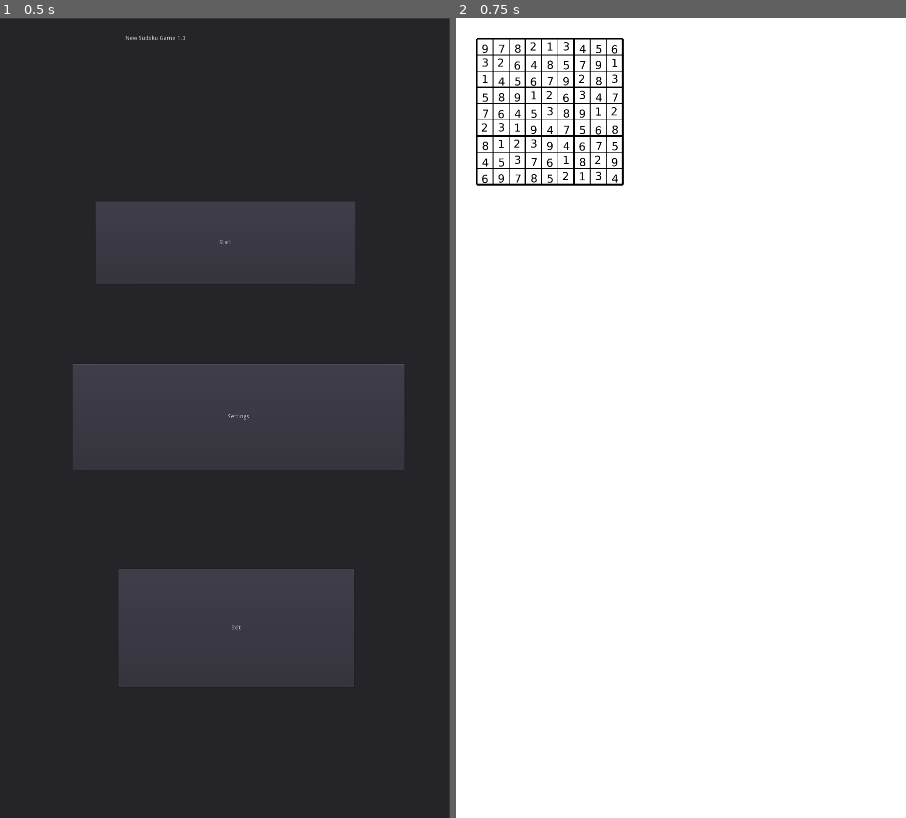
Above: before the commit, frames 1-2 (left to right).
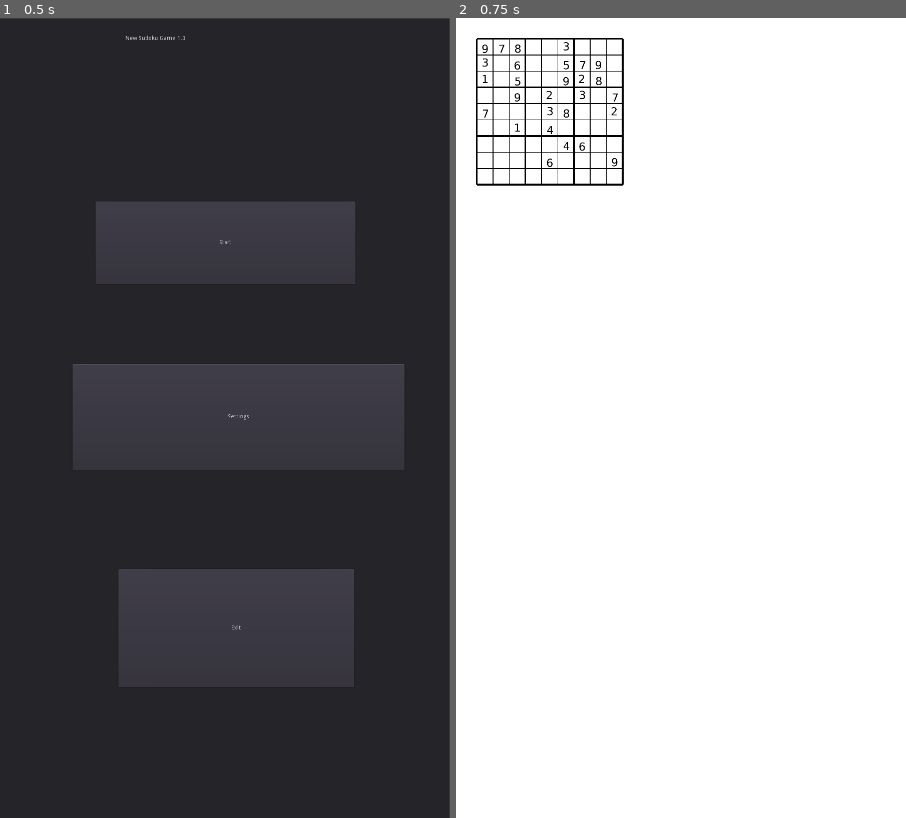
Above: after the commit, the same moments.

Repository: UnrealisticDino/sudoku
Game: Godot game, scene res://Scenes/MainMenu.tscn
The game is run twice, just before and just after one commit, with the same random seed, the same clock (stepped at 60 frames per second) and the same inputs.
Inputs:
- Up to frame 1 (0.5 s): no input
- Up to frame 2 (0.75 s): click "Start" at 0.5 s

Frame 1 is identical in both runs. In frame 2, 0.4% of the frame differs, in the area x 5-36%, y 3-21%.

Commit message:
rework puzzle generation pt 6.2

Diff:
--- a/Scenes/PuzzleGenerator.gd
+++ b/Scenes/PuzzleGenerator.gd
@@ -13,8 +13,9 @@
 	Global.fetch_grid(grid)
 
 # This function generates a puzzle
-func generate_puzzle(filled_sudoku):
-	var puzzle = filled_sudoku.duplicate()
+func generate_puzzle(filled_sudoku_original):
+	var filled_sudoku = deep_copy_2d_array(filled_sudoku_original)
+	var puzzle = deep_copy_2d_array(filled_sudoku)
 	var attempts = 0
 
 	while attempts < 100:  # You can adjust the number of attempts
@@ -28,16 +29,20 @@
 		# Backup the cell value and clear it
 		var backup = puzzle[row][col]
 		puzzle[row][col] = 0
-		print("not last ", puzzle)
+
 		# Send the puzzle to SudokuSolver for validation
-		var is_valid = SudokuSolver.solve(puzzle.duplicate(), filled_sudoku.duplicate())
-		print("is valid ", is_valid)
+		var is_valid = SudokuSolver.solve(deep_copy_2d_array(puzzle), deep_copy_2d_array(filled_sudoku))
+
 		# Restore the cell value if the puzzle is not valid
 		if not is_valid:
-			print("made it")
 			puzzle[row][col] = backup
-
 		attempts += 1
 
 	# Send the finished puzzle using send_grid function
 	send_grid(puzzle)
+
+func deep_copy_2d_array(arr):
+	var new_arr = []
+	for row in arr:
+		new_arr.append(row.duplicate())
+	return new_arr
--- a/Scenes/SudokuSolver.gd
+++ b/Scenes/SudokuSolver.gd
@@ -51,6 +51,7 @@
 		if not made_move:
 			break  # No more moves can be made, exit the loop
 		is_solved = check_if_solved(puzzle)
+	return puzzle
 
 func check_if_solved(puzzle):
 	for row in puzzle:
